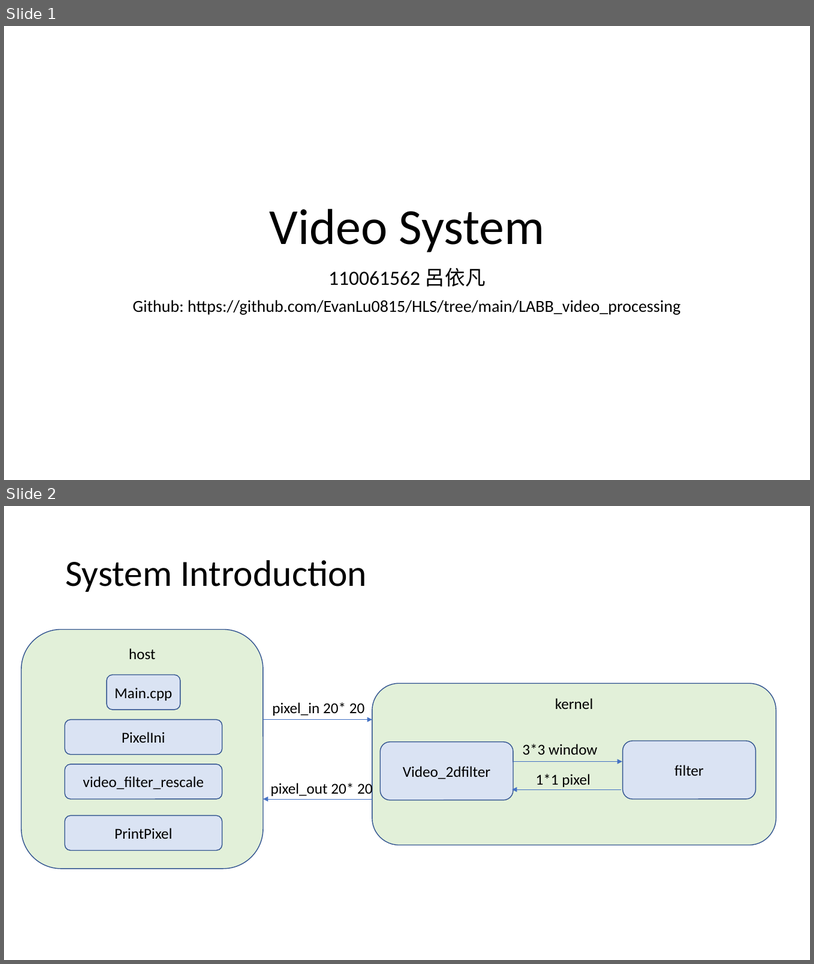
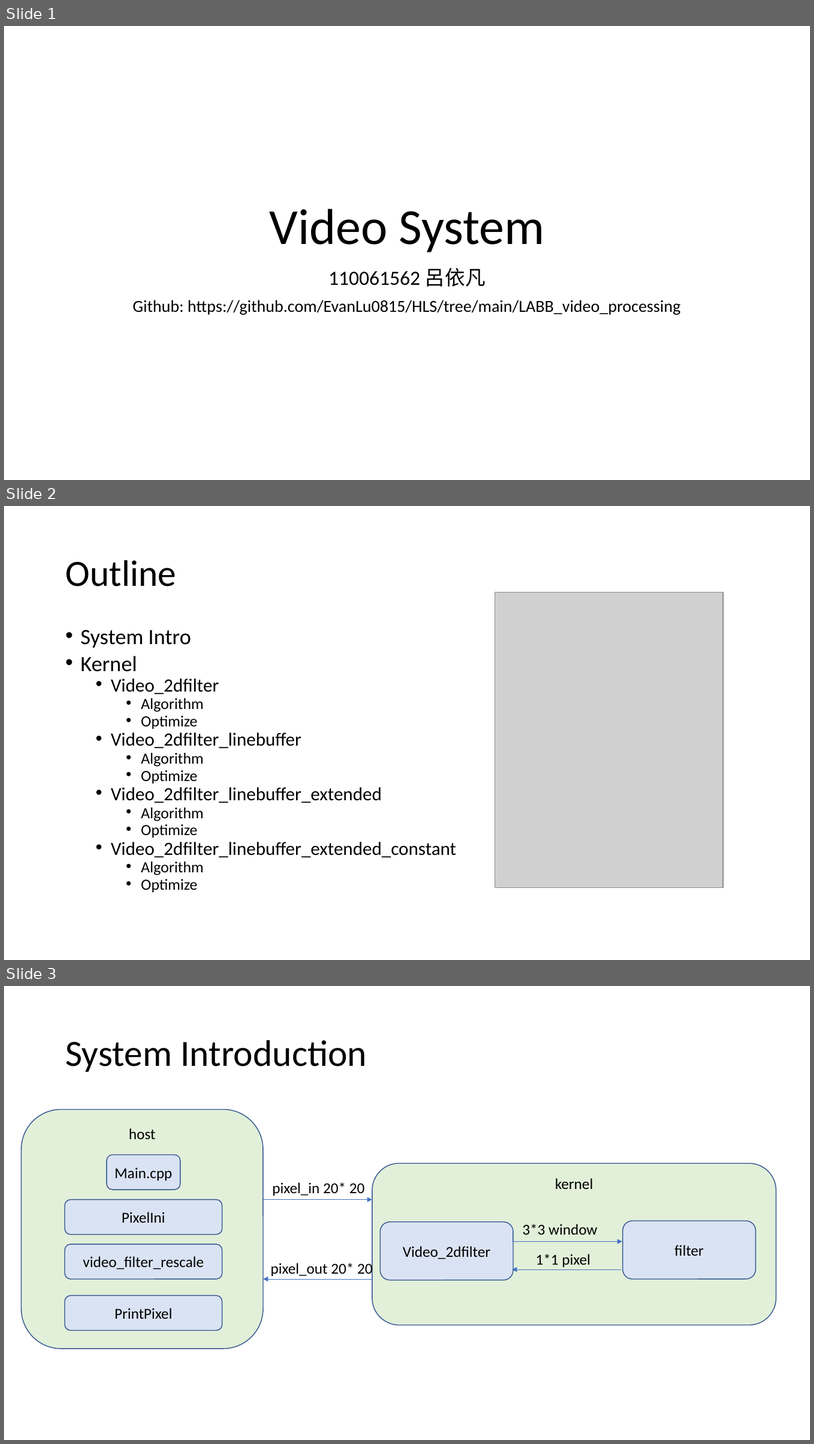
Before and after one commit to EvanLu0815/HLS, a slide deck: LABB_video_processing/110061562_presentation.pptx. Shown one above the other, each under a label of ours: slides 1 and 2 before the commit, slides 1, 2 and 3 after it. The pictures are 814x964 and 814x1444 pixels, drawn with LibreOffice and Linux fonts; fonts in the diff are those of the drawing; grey boxes stand for pictures. Boxes give left, top, right and bottom in pixels: in the first picture for what was removed or moved away, otherwise in the second. Text is boxed around its words. In the diff, an @@ line names an element or a change of style, - is before the commit and + after.

```diff
--- a/LABB_video_processing/110061562_presentation.pptx
+++ b/LABB_video_processing/110061562_presentation.pptx
@@ slide 2 added at [4, 506, 810, 960], background #FFFFFF @@
@@ title added at [65, 560, 176, 586], 44 pt, text #000000 @@
+Outline
@@ picture added at [495, 592, 723, 888] @@
@@ text added at [81, 630, 456, 892], 22.2 pt, text #000000 @@
+• System Intro
+• Kernel
+  • Video_2dfilter
+    • Algorithm
+    • Optimize
+  • Video_2dfilter_linebuffer
+    • Algorithm
+    • Optimize
+  • Video_2dfilter_linebuffer_extended
+    • Algorithm
+    • Optimize
+  • Video_2dfilter_linebuffer_extended_constant
+    • Algorithm
+    • Optimize
@@ what was slide 2 is now slide 3 @@
```
Also in this commit, not shown: 11 slides changed, 1 other slide added.
